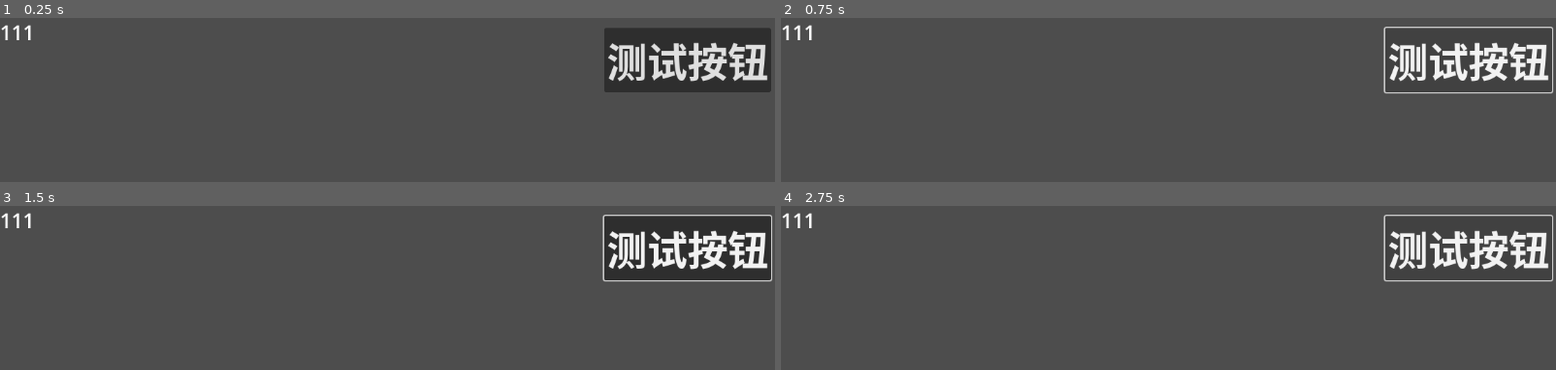
Above: before the commit, frames 1-4 (two rows, left to right).
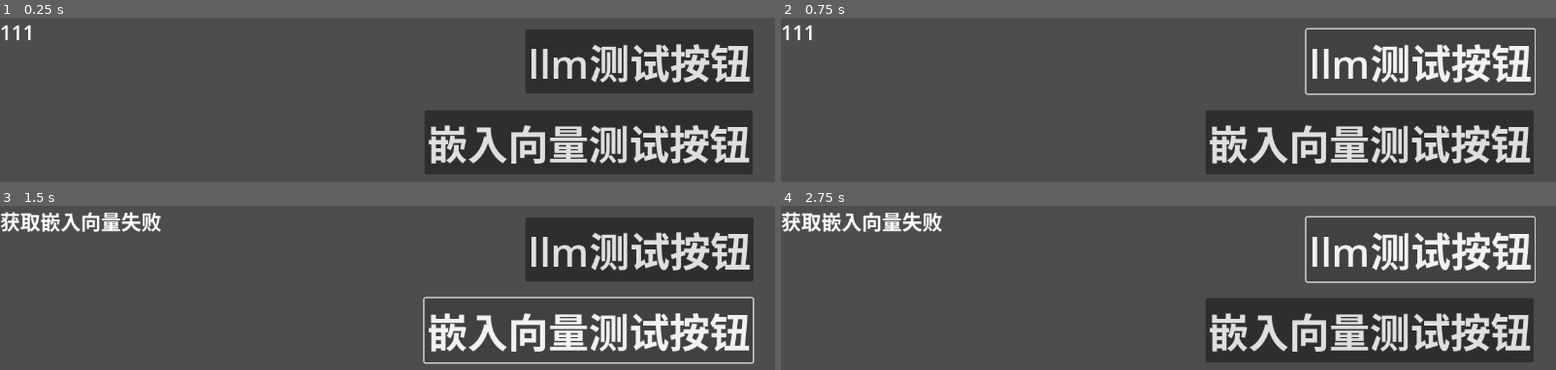
Above: after the commit, the same moments.

Repository: Atlas0079/Guild-Master
Game: Godot game, scene res://Scene/test.tscn
Same seed, same stepped clock (60 frames per second), same inputs: the game is played once before the commit and once after it. This scene is started directly instead of the project's main scene.
Inputs (mouse positions are in pixels of both pictures, inside the frame that each line leads up to):
- Up to frame 1 (0.25 s): no input
- Up to frame 2 (0.75 s): click "测试按钮" (after the commit: "llm测试按钮") at 0.5 s
- Up to frame 3 (1.5 s): click (589, 330) at 1.25 s, where only the run after the commit has a clickable "嵌入向量测试按钮"
- Up to frame 4 (2.75 s): click "测试按钮" (after the commit: "llm测试按钮") at 2 s

The runs differ from the first frame. In frame 1, 23% of the frame differs, in the area x 54-100%, y 6-96%; in frame 2, 21%; in frame 3, 16%; in frame 4, 22%.

Commit message:
更新了脚本10/13

Diff:
--- a/Scene/test.tscn
+++ b/Scene/test.tscn
@@ -13,12 +13,12 @@
 
 [node name="Button" type="Button" parent="."]
 layout_mode = 0
-offset_left = 898.0
-offset_top = 15.0
-offset_right = 1146.0
-offset_bottom = 106.0
+offset_left = 781.0
+offset_top = 17.0
+offset_right = 1120.0
+offset_bottom = 108.0
 theme_override_font_sizes/font_size = 60
-text = "测试按钮"
+text = "llm测试按钮"
 
 [node name="Label" type="Label" parent="."]
 layout_mode = 0
@@ -26,3 +26,11 @@
 offset_bottom = 23.0
 theme_override_font_sizes/font_size = 30
 text = "111"
+
+[node name="EmbeddingButton" type="Button" parent="."]
+offset_left = 631.0
+offset_top = 138.0
+offset_right = 1119.0
+offset_bottom = 229.0
+theme_override_font_sizes/font_size = 60
+text = "嵌入向量测试按钮"
--- a/script/LLM.gd
+++ b/script/LLM.gd
@@ -2,10 +2,7 @@
 extends Node
 
 const API_URL = "https://35.aigcbest.top/v1/chat/completions"
-#const API_URL = "https://api.mistral.ai/v1/chat/completions"
-
 const API_KEY = "sk-BIBKYxlMfEJLwFMi89Cc39D72a434760A326501f171987Fc"
-#const API_KEY = "uMqbvbgVx1bMdGw7MfqFnvVwyuNL9ggO"
 
 var http_request: HTTPRequest
 
@@ -21,7 +18,6 @@
 	]
 	var body = JSON.stringify({
 		"model": "gpt-4o-mini",
-		#"model": "mistral-large-2407",
 		"messages": [{"role": "user", "content": user_message}]
 	})
 
@@ -50,27 +46,32 @@
 
 signal response_received(response: String)
 
-func test_llm_interaction():
-	print("正在发送测试消息到LLM...")
-	response_received.connect(on_test_response)
-	send_message("你好，能给我讲个短笑话吗？")
+func get_memory_embedding(memory_content: String) -> Array:
+	var headers = [
+		"Content-Type: application/json",
+		"Authorization: Bearer " + API_KEY
+	]
+	var body = JSON.stringify({
+		"model": "text-embedding-ada-002",
+		"input": memory_content
+	})
 
-func on_test_response(response: String):
-	print("LLM交互测试完成。收到回复：", response)
-	response_received.disconnect(on_test_response)
+	var error = http_request.request("https://35.aigcbest.top/v1/embeddings", headers, HTTPClient.METHOD_POST, body)
+	if error != OK:
+		push_error("获取嵌入向量时发生错误。")
+		return []
 
-'''
-记忆精简llm提示词：
+	var result = await http_request.request_completed
+	var response_code = result[1]
+	var response_body = result[3]
 
-你的任务是接受一段来自角色扮演游戏的内容，你将负责精简这些信息成为记忆。
-你不需要做出回应，而是将对话内容提炼为记忆。
-你必须保留关键要素，精简掉无关的抽象描述和高维表达。
+	if response_code != 200:
+		push_error("获取嵌入向量失败。状态码：" + str(response_code))
+		return []
 
-使用{}分隔每个记忆条目。不需要添加有关时间地点的条目（系统会自动添加）
-
-对于每个记忆，你需要给它评估重要等级，1为纯粹日常的琐事，10为引起极度情绪波动的重大事件。
-
-例子：{在舞会上和爱丽丝跳舞;5}
-
-对于本次，你将以{莉娜·星语}的视角储存记忆
-'''
+	var json = JSON.parse_string(response_body.get_string_from_utf8())
+	if json != null and "data" in json and json.data.size() > 0:
+		return json.data[0].embedding
+	else:
+		push_error("解析嵌入向量响应时出错")
+		return []
--- a/script/Manager/BattleManager.gd
+++ b/script/Manager/BattleManager.gd
@@ -1,86 +1,89 @@
-# 战场管理器-自动加载脚本
-
 extends Node
 
-
-# 定义阵营
 enum Camp {ADVENTURER, MONSTER}
-
-# 定义位置
 enum Position {FRONT_TOP, FRONT_MIDDLE, FRONT_BOTTOM, BACK_TOP, BACK_MIDDLE, BACK_BOTTOM}
 
-# 战场结构
-var battlefield = {
-	Camp.ADVENTURER: {
-		Position.FRONT_TOP: null,
-		Position.FRONT_MIDDLE: null,
-		Position.FRONT_BOTTOM: null,
-		Position.BACK_TOP: null,
-		Position.BACK_MIDDLE: null,
-		Position.BACK_BOTTOM: null
-	},
-	Camp.MONSTER: {
-		Position.FRONT_TOP: null,
-		Position.FRONT_MIDDLE: null,
-		Position.FRONT_BOTTOM: null,
-		Position.BACK_TOP: null,
-		Position.BACK_MIDDLE: null,
-		Position.BACK_BOTTOM: null
-	}
-}
+class Battlefield:
+	var id: String
+	var battlefield: Dictionary
 
+	func _init(_id: String):
+		self.id = _id
+		self.battlefield = {
+			Camp.ADVENTURER: {},
+			Camp.MONSTER: {}
+		}
+		for position in Position.values():
+			self.battlefield[Camp.ADVENTURER][position] = null
+			self.battlefield[Camp.MONSTER][position] = null
 
+	func clear_battlefield():
+		for camp in battlefield.keys():
+			for position in battlefield[camp].keys():
+				battlefield[camp][position] = null
 
-func initialize_battle(adventurer_team_id: String, monster_team_id: String):
-	# 清空战场
-	clear_battlefield()
+	func place_team(team: Dictionary, camp: Camp):
+		for member in team.positions.keys():
+			var position = string_to_position(team.positions[member])
+			if position != null:
+				battlefield[camp][position] = member
 
-	# 获取队伍数据
+	func string_to_position(pos_string: String) -> int:
+		match pos_string:
+			"FRONT_TOP": return Position.FRONT_TOP
+			"FRONT_MIDDLE": return Position.FRONT_MIDDLE
+			"FRONT_BOTTOM": return Position.FRONT_BOTTOM
+			"BACK_TOP": return Position.BACK_TOP
+			"BACK_MIDDLE": return Position.BACK_MIDDLE
+			"BACK_BOTTOM": return Position.BACK_BOTTOM
+		return -1
+
+	func display_battlefield():
+		print("战场 %s 状态:" % id)
+		for camp in battlefield.keys():
+			var camp_name = "冒险者" if camp == Camp.ADVENTURER else "怪物"
+			print("  %s阵营:" % camp_name)
+			for position in battlefield[camp].keys():
+				var character = battlefield[camp][position]
+				var pos_name = Position.keys()[position]
+				print("    %s: %s" % [pos_name, character if character else "空"])
+		print("------------------------")
+
+var battlefields = {}
+
+func create_battlefield(battlefield_id: String) -> Battlefield:
+	var new_battlefield = Battlefield.new(battlefield_id)
+	battlefields[battlefield_id] = new_battlefield
+	return new_battlefield
+
+func get_battlefield(battlefield_id: String) -> Battlefield:
+	return battlefields.get(battlefield_id)
+
+func initialize_battle(battlefield_id: String, adventurer_team_id: String, monster_team_id: String):
+	var battlefield = get_battlefield(battlefield_id)
+	if not battlefield:
+		battlefield = create_battlefield(battlefield_id)
+
+	battlefield.clear_battlefield()
+
 	var adventurer_team = TeamManager.get_team(adventurer_team_id, false)
 	var monster_team = TeamManager.get_team(monster_team_id, true)
 
-	# 放置冒险者
-	place_team(adventurer_team, Camp.ADVENTURER)
+	battlefield.place_team(adventurer_team, Camp.ADVENTURER)
+	battlefield.place_team(monster_team, Camp.MONSTER)
 
-	# 放置怪物
-	place_team(monster_team, Camp.MONSTER)
+	battlefield.display_battlefield()
 
-	# 显示战场
-	display_battlefield()
+func start_battle(battlefield_id: String, adventurer_team_id: String, monster_team_id: String):
+	initialize_battle(battlefield_id, adventurer_team_id, monster_team_id)
+	# 这里可以添加更多战斗逻辑
+	pass
 
-func clear_battlefield():
-	for camp in battlefield.keys():
-		for position in battlefield[camp].keys():
-			battlefield[camp][position] = null
+func remove_battlefield(battlefield_id: String):
+	battlefields.erase(battlefield_id)
 
-func place_team(team: Dictionary, camp: Camp):
-	for member in team.positions.keys():
-		var position = string_to_position(team.positions[member])
-		if position != null:
-			battlefield[camp][position] = member
+func get_all_battlefield_ids() -> Array:
+	return battlefields.keys()
 
-func string_to_position(pos_string: String) -> int:
-	match pos_string:
-		"FRONT_TOP": return Position.FRONT_TOP
-		"FRONT_MIDDLE": return Position.FRONT_MIDDLE
-		"FRONT_BOTTOM": return Position.FRONT_BOTTOM
-		"BACK_TOP": return Position.BACK_TOP
-		"BACK_MIDDLE": return Position.BACK_MIDDLE
-		"BACK_BOTTOM": return Position.BACK_BOTTOM
-	return -1
-
-func display_battlefield():
-	print("战场状态:")
-	for camp in battlefield.keys():
-		var camp_name = "冒险者" if camp == Camp.ADVENTURER else "怪物"
-		print("  %s阵营:" % camp_name)
-		for position in battlefield[camp].keys():
-			var character = battlefield[camp][position]
-			var pos_name = Position.keys()[position]
-			print("    %s: %s" % [pos_name, character if character else "空"])
-	print("------------------------")
-
-func start_battle(adventurer_team_id: String, monster_team_id: String):
-	initialize_battle(adventurer_team_id, monster_team_id)
-	# 接下来可以添加战斗逻辑
-	pass
+func get_battlefield_count() -> int:
+	return battlefields.size()
--- a/script/Manager/NPCManager.gd
+++ b/script/Manager/NPCManager.gd
@@ -6,11 +6,17 @@
 var npc_list: Dictionary = {}
 var gamer_money = 0
 
+const NPC_DATA_PATH = "res://Dataset/NPC/NPCData.json"
+
+func _ready():
+    load_npc_data()
+
 # 创建一个新的NPC
 func create_npc(_npc_name: String, _race: String, _strength: int, _intelligence: int, _dexterity: int, _charisma: int, _constitution: int, _perception: int) -> NPC:
     var new_npc = NPC.new()
     new_npc.init(_npc_name, _race, _strength, _intelligence, _dexterity, _charisma, _constitution, _perception)
     npc_list[_npc_name] = new_npc
+    save_npc_data()
     return new_npc
 
 # 获取NPC
@@ -25,10 +31,12 @@
         npc.attributes.modify_mana(_mana - npc.attributes.mana)
         npc.attributes.modify_stamina(_stamina - npc.attributes.stamina)
         npc.attributes.modify_stress(_stress - npc.attributes.stress)
+    save_npc_data()
 
 # 删除NPC
 func delete_npc(_npc_name: String):
     npc_list.erase(_npc_name)
+    save_npc_data()
 
 # 更新所有NPC
 func update_all_npcs():
@@ -36,7 +44,54 @@
         npc.traits_states.update_states()
         npc.traits_states.apply_effects(npc)
         npc.equipment.update_equipment()
+    save_npc_data()
 
 # 获取所有NPC
 func get_all_npcs() -> Array:
     return npc_list.values()
+
+# 保存NPC数据到JSON文件
+func save_npc_data():
+    var file = FileAccess.open(NPC_DATA_PATH, FileAccess.WRITE)
+    if file:
+        var npc_data = {}
+        for npc_name in npc_list:
+            var npc = npc_list[npc_name]
+            npc_data[npc_name] = {
+                "race": npc.attributes.race,
+                "strength": npc.attributes.strength,
+                "intelligence": npc.attributes.intelligence,
+                "dexterity": npc.attributes.dexterity,
+                "charisma": npc.attributes.charisma,
+                "constitution": npc.attributes.constitution,
+                "perception": npc.attributes.perception,
+                "health": npc.attributes.health,
+                "mana": npc.attributes.mana,
+                "stamina": npc.attributes.stamina,
+                "stress": npc.attributes.stress
+            }
+        file.store_string(JSON.stringify(npc_data))
+        file.close()
+    else:
+        print("无法打开文件进行写入：", NPC_DATA_PATH)
+
+# 从JSON文件加载NPC数据
+func load_npc_data():
+    if FileAccess.file_exists(NPC_DATA_PATH):
+        var file = FileAccess.open(NPC_DATA_PATH, FileAccess.READ)
+        if file:
+            var json_string = file.get_as_text()
+            file.close()
+            var json = JSON.new()
+            var error = json.parse(json_string)
+            if error == OK:
+                var npc_data = json.data
+                for npc_name in npc_data:
+                    var data = npc_data[npc_name]
+                    create_npc(npc_name, data["race"], data["strength"], data["intelligence"],
+                               data["dexterity"], data["charisma"], data["constitution"], data["perception"])
+                    update_npc_status(npc_name, data["health"], data["mana"], data["stamina"], data["stress"])
+            else:
+                print("解析JSON时出错: ", NPC_DATA_PATH)
+    else:
+        print("NPC数据文件不存在: ", NPC_DATA_PATH)
--- a/script/NPC/NPCMemory.gd
+++ b/script/NPC/NPCMemory.gd
@@ -2,12 +2,38 @@
 extends Node
 
 var relationships: Dictionary = {}
-var memory: Array = []
+var memories: Array = []
 
-func add_memory(interaction: String, time: String, emotion: String):
-    # 实现添加记忆的逻辑
-    pass
+class Memory:
+    var creation_time: String
+    var recall_time: String
+    var content: String
+    var embedding: Array
+    var importance: float
+
+    func _init(c_time: String, content_param: String, embedding_param: Array, importance_param: float):
+        self.creation_time = c_time
+        self.recall_time = c_time  # 初始时,召回时间等于创建时间
+        self.content = content_param
+        self.embedding = embedding_param
+        self.importance = importance_param
+
+func add_memory(content_param: String, embedding_param: Array, importance_param: float):
+    var current_time = TimeManager.get_formatted_time()
+    var new_memory = Memory.new(current_time, content_param, embedding_param, importance_param)
+    memories.append(new_memory)
+
+func update_recall_time(memory: Memory):
+    memory.recall_time = TimeManager.get_formatted_time()
+
+func get_memories_by_importance(threshold: float) -> Array:
+    return memories.filter(func(memory): return memory.importance >= threshold)
 
 func update_relationship(npc_name: String, value: int):
-    # 实现更新关系的逻辑
-    pass
+    if npc_name in relationships:
+        relationships[npc_name] += value
+    else:
+        relationships[npc_name] = value
+
+func get_relationship(npc_name: String) -> int:
+    return relationships.get(npc_name, 0)
--- a/script/TestScene.gd
+++ b/script/TestScene.gd
@@ -1,23 +1,36 @@
 # TestScene.gd
 extends Node
 
-#@onready var llm = $LLM  # 如果LLM是场景中的节点
-# 或者，如果LLM是AutoLoad脚本：
 @onready var llm = get_node("/root/LLM")
-
-@onready var response_label = $Label  # 假设您有一个Label节点来显示响应
+@onready var response_label = $Label
 
 func _ready():
-	# 假设您的按钮名为 "TestButton"
 	$Button.pressed.connect(on_test_button_pressed)
-
-	# 连接LLM的response_received信号
+	$EmbeddingButton.pressed.connect(on_embedding_button_pressed)
 	LLM.response_received.connect(on_llm_response)
 
 func on_test_button_pressed():
-	LLM.test_llm_interaction()
+	test_llm_interaction()
+
+func on_embedding_button_pressed():
+	var test_memory = "莉娜在舞会上与艾伦跳舞,感到非常开心。"
+	var embedding = await LLM.get_memory_embedding(test_memory)
+	if embedding.size() > 0:
+		print("成功获取嵌入向量,维度: ", embedding.size())
+		response_label.text = "嵌入向量获取成功,维度: " + str(embedding.size())
+	else:
+		print("获取嵌入向量失败")
+		response_label.text = "获取嵌入向量失败"
 
 func on_llm_response(response: String):
-	# 在这里处理LLM的响应
-	print("收到LLM响应：", response)
-	response_label.text = response  # 将响应显示在Label上
+	print("响应：", response)
+	response_label.text = response
+
+func test_llm_interaction():
+	print("正在发送测试消息到LLM...")
+	LLM.response_received.connect(on_test_response)
+	LLM.send_message("你好，能给我讲个短笑话吗？")
+
+func on_test_response(response: String):
+	print("LLM交互测试完成。收到回复：", response)
+	LLM.response_received.disconnect(on_test_response)
Empty file added: Dataset/NPC/NPCData.json
Empty file added: Dataset/NPC/NPCMemory.json
Empty file added: Dataset/NPC/Traits.json
Renamed: script/Manager/Game_Manager.gd -> script/Manager/GameManager.gd
